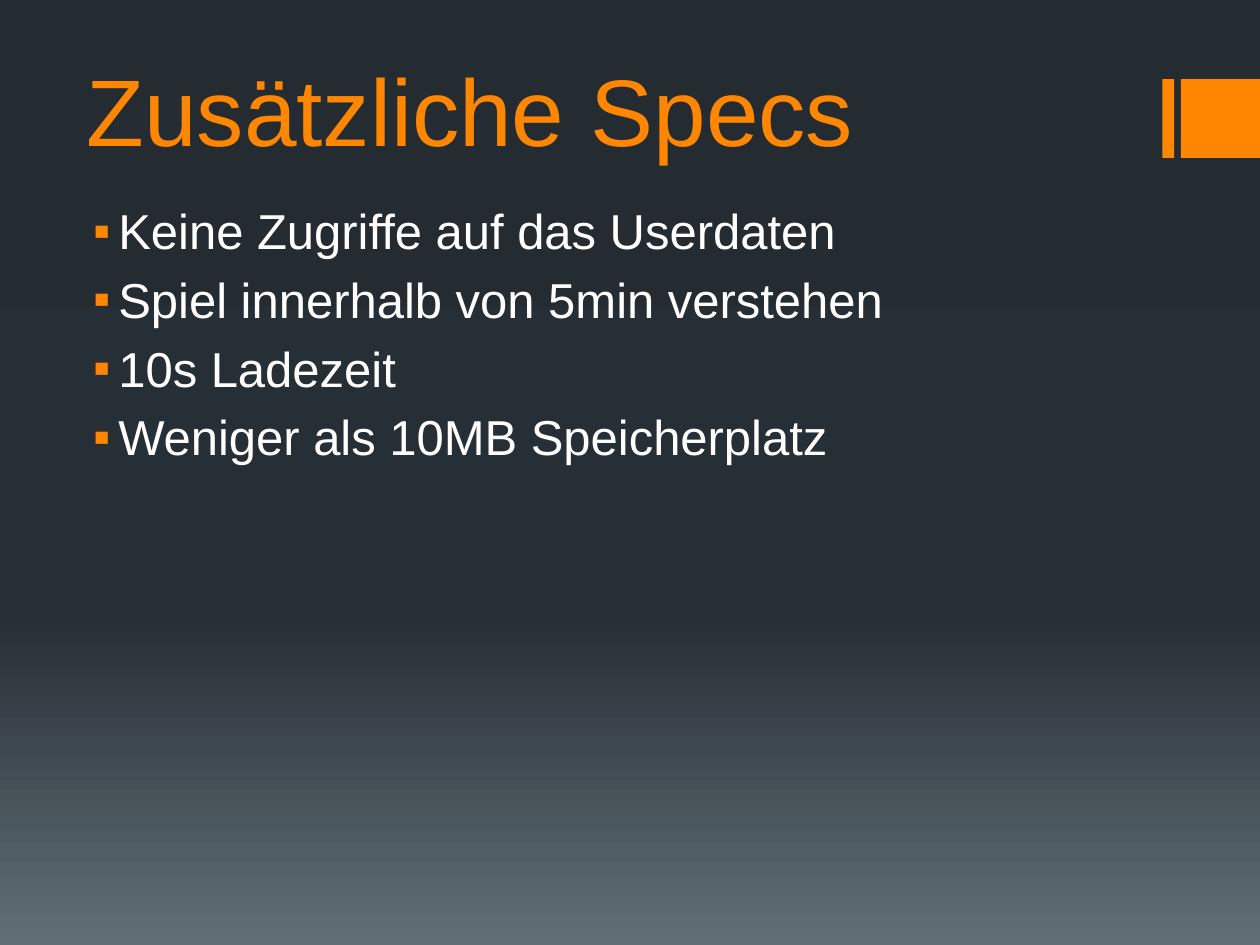
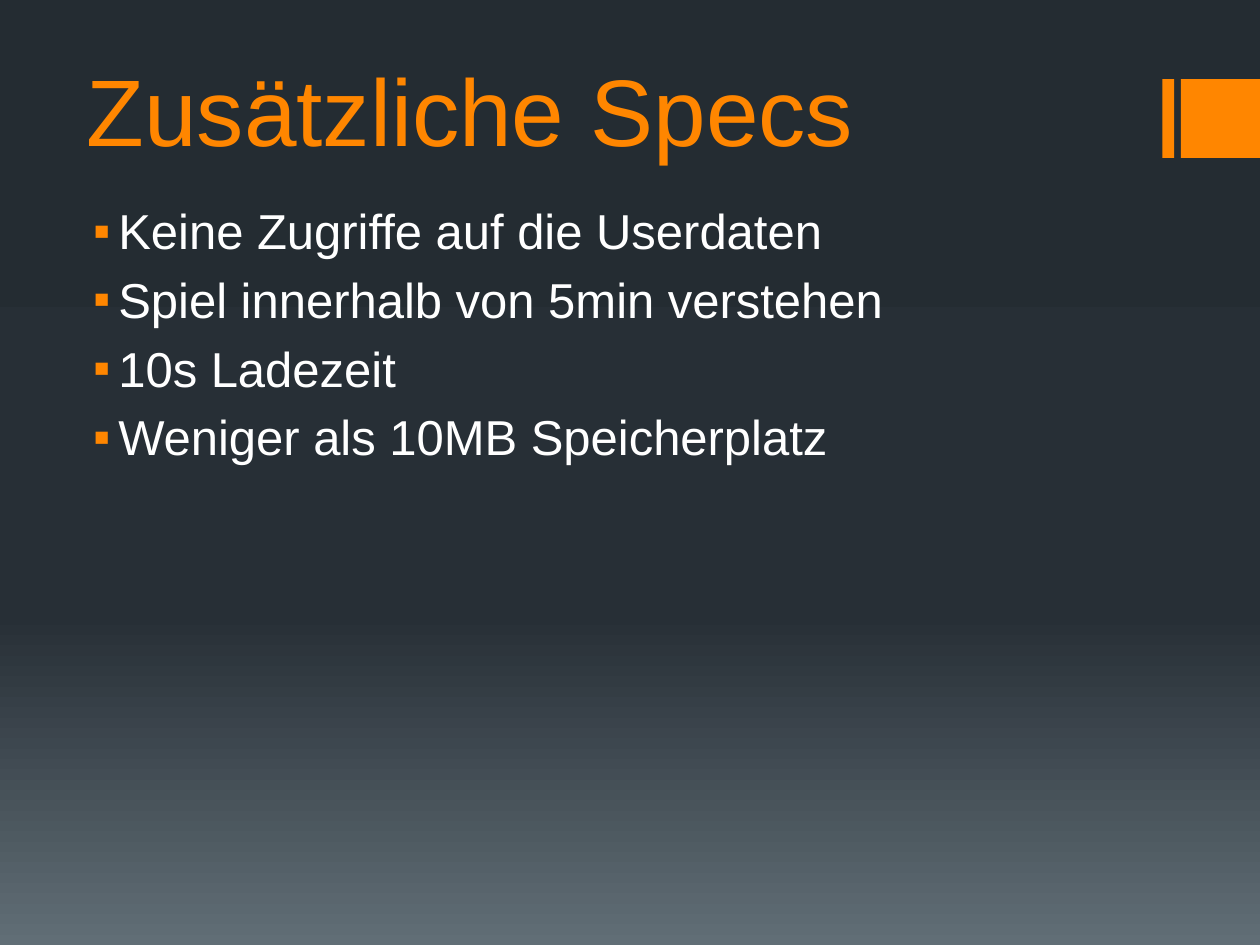
Before and after one commit to docker-apps/Docker, a slide deck: slide 13 of Documents/Analyse/Analyse_Präsentation_v1.pptx. Drawn at 1260x945 pixels with LibreOffice and Linux fonts; fonts in the diff are those of the drawing. Boxes give left, top, right and bottom in pixels: in the first picture for what was removed or moved away, otherwise in the second. Text is boxed around its words. In the diff, an @@ line names an element or a change of style, - is before the commit and + after.

Commit message:
Verbesserung Präsentation

```diff
--- a/Documents/Analyse/Analyse_Präsentation_v1.pptx
+++ b/Documents/Analyse/Analyse_Präsentation_v1.pptx
@@ text at [118,213,822,259]: text changed @@
-▪ Keine Zugriffe auf das Userdaten
+▪ Keine Zugriffe auf die Userdaten
```
